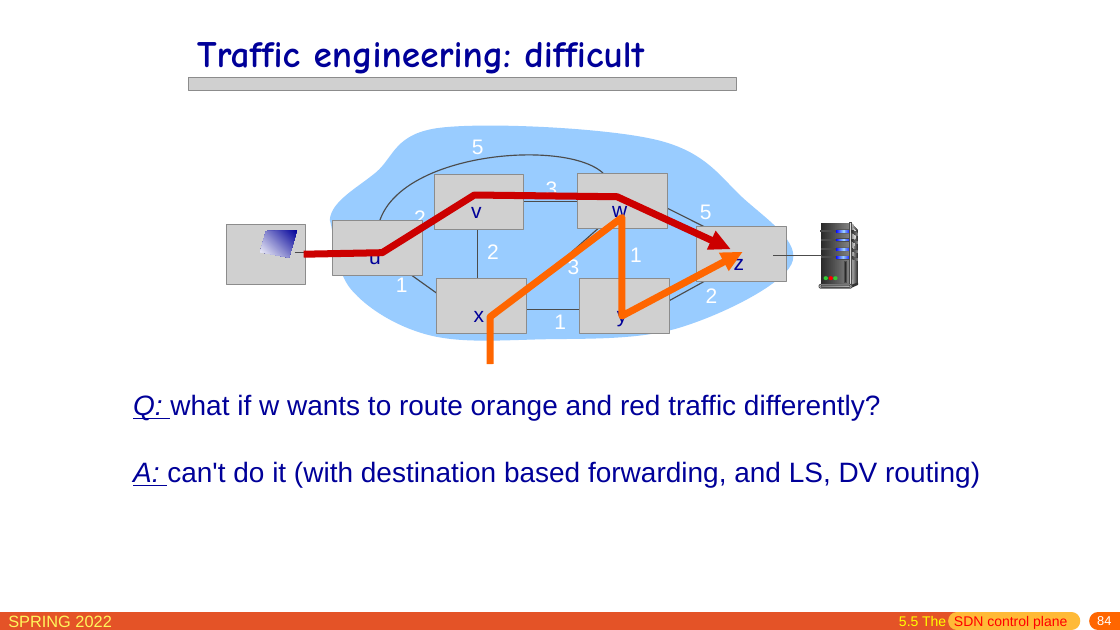
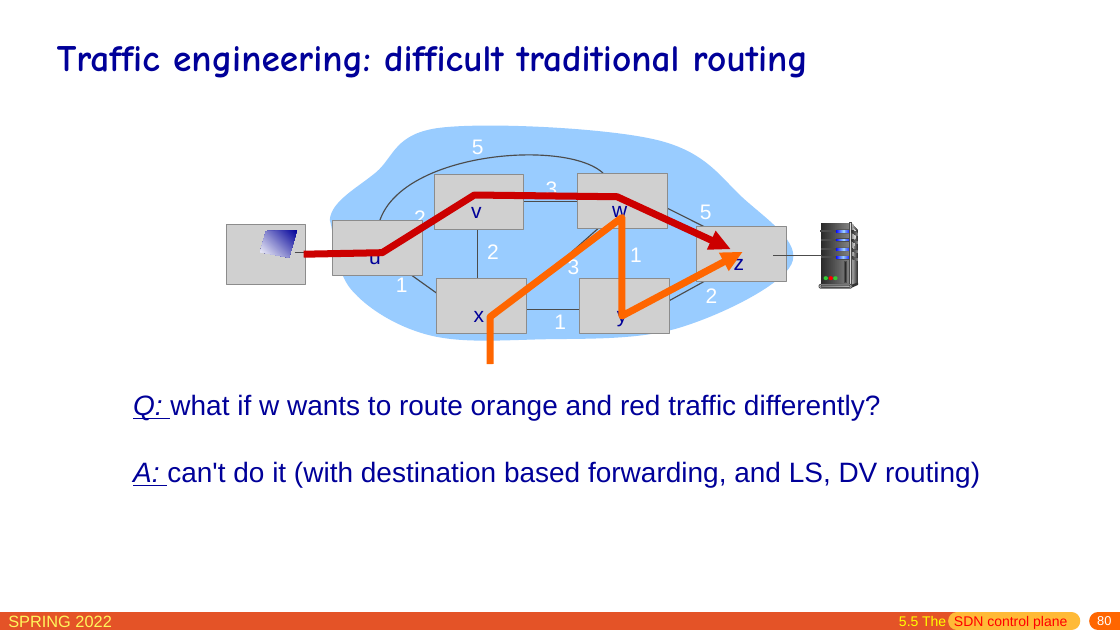
Before and after one commit to network-whu/slides, a slide deck: slide 80 of pptx/chapter5.pptx (slide 84 before the commit). Drawn at 1120x630 pixels with LibreOffice and Linux fonts; fonts in the diff are those of the drawing; grey boxes stand for pictures. Boxes give left, top, right and bottom in pixels: in the first picture for what was removed or moved away, otherwise in the second. Text is boxed around its words. In the diff, an @@ line names an element or a change of style, - is before the commit and + after.

```diff
--- a/pptx/chapter5.pptx
+++ b/pptx/chapter5.pptx
@@ title at <box>57,46,808,78</box>: text changed @@
-Traffic engineering: difficult
+Traffic engineering: difficult traditional routing
@@ picture removed at <box>189,77,737,90</box> @@
@@ page number at <box>1097,616,1111,625</box>: text changed @@
-84
+80
```
Also in this commit, not shown: 39 other slides changed, 7 slides added, 1 slide removed.
